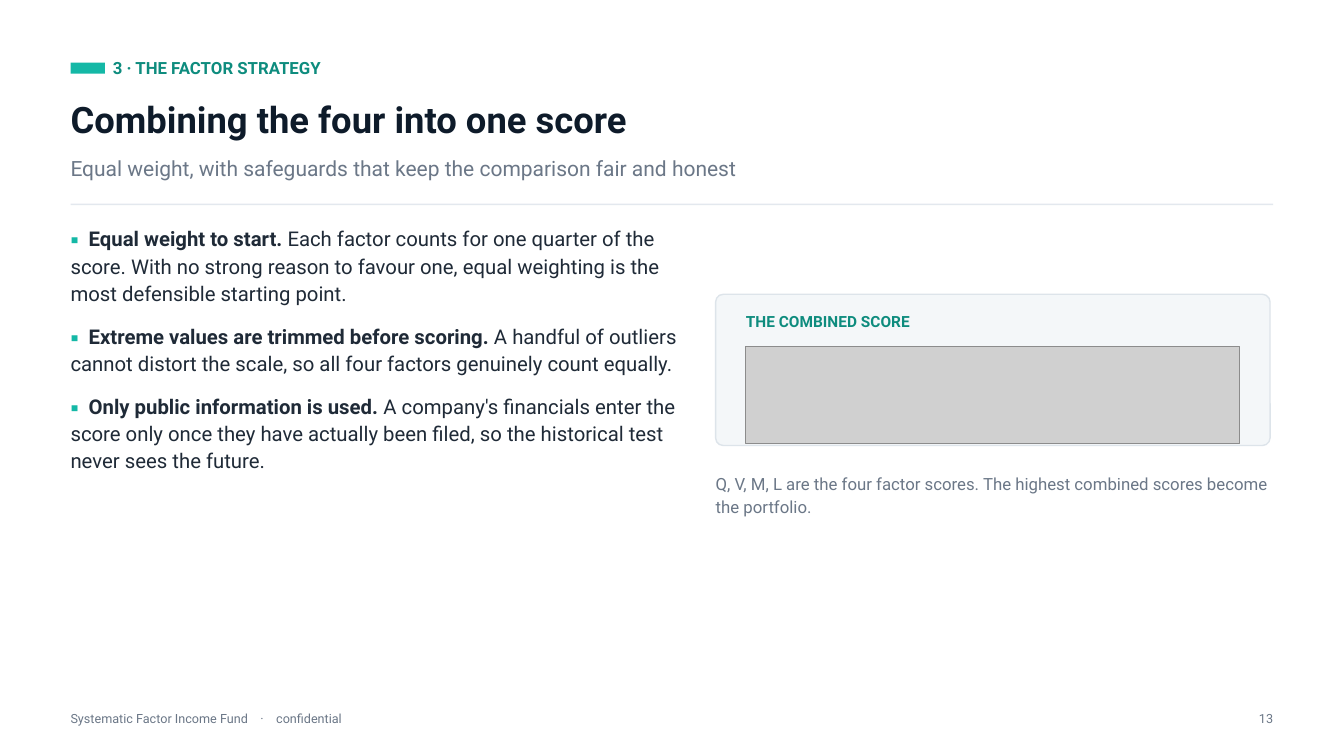
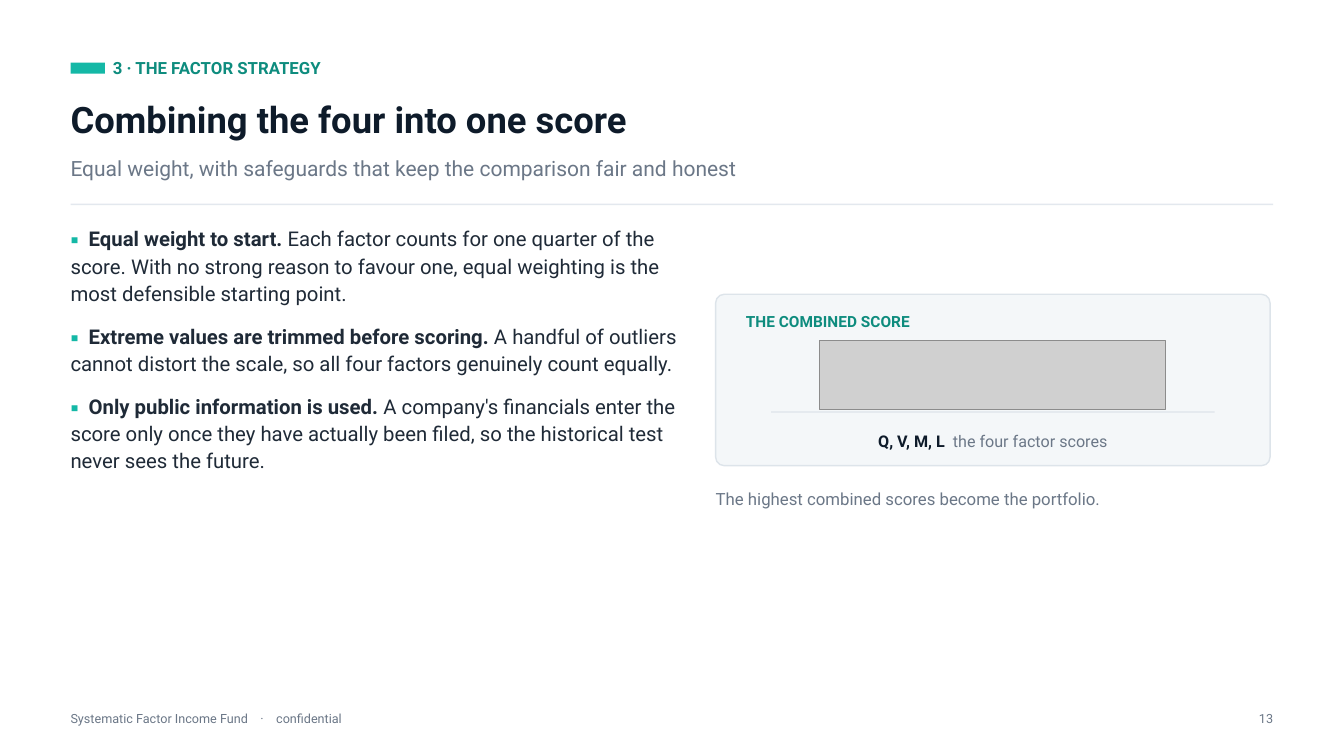
Before and after one commit to diegogomezpy/Portfolio_Algo_Trader, a slide deck: slide 17 of presentation/Systematic-Factor-Income-Fund.pptx. Drawn at 1344x756 pixels with LibreOffice and Linux fonts; fonts in the diff are those of the drawing; grey boxes stand for pictures. Boxes give left, top, right and bottom in pixels: in the first picture for what was removed or moved away, otherwise in the second. Text is boxed around its words. In the diff, an @@ line names an element or a change of style, - is before the commit and + after.

```diff
--- a/presentation/Systematic-Factor-Income-Fund.pptx
+++ b/presentation/Systematic-Factor-Income-Fund.pptx
@@ rounded rectangle: place and size @@
-rounded rectangle at [716,294,1270,446]
+rounded rectangle at [716,294,1270,466]
@@ picture: place and size @@
-picture at [746,347,1240,445]
+picture at [820,341,1167,409]
@@ rectangle added at [771,411,1215,412], fill #DDE4EA @@
@@ text added at [878,435,1107,450], 11.5 pt, text #6B7787 @@
+Q, V, M, L the four factor scores
@@ text at [716,492,1100,509]: text changed @@
-Q, V, M, L are the four factor scores. The highest combined scores become the portfolio.
+The highest combined scores become the portfolio.
```
Also in this commit, not shown: 8 other slides changed, 1 other file.
